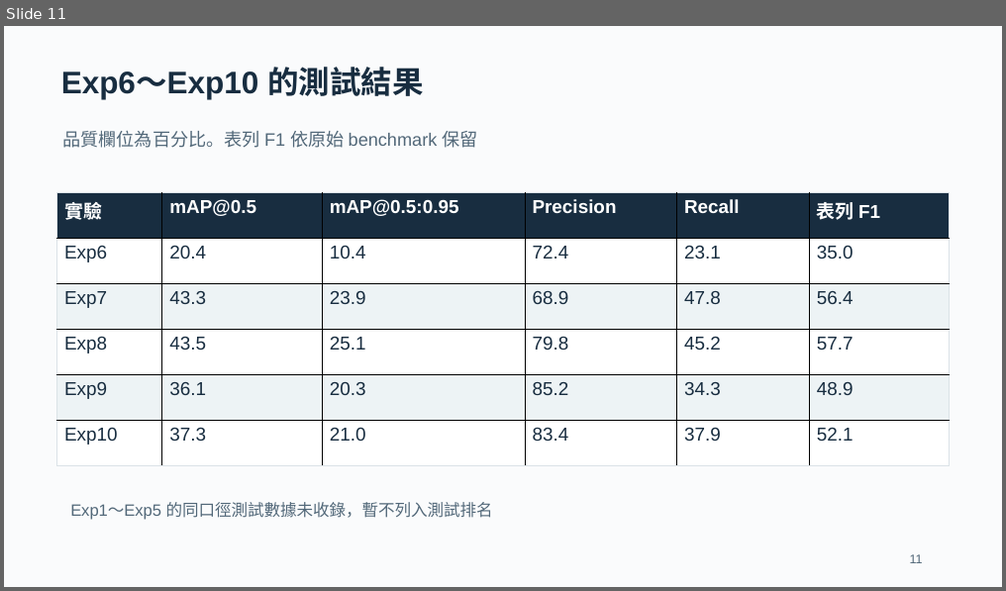
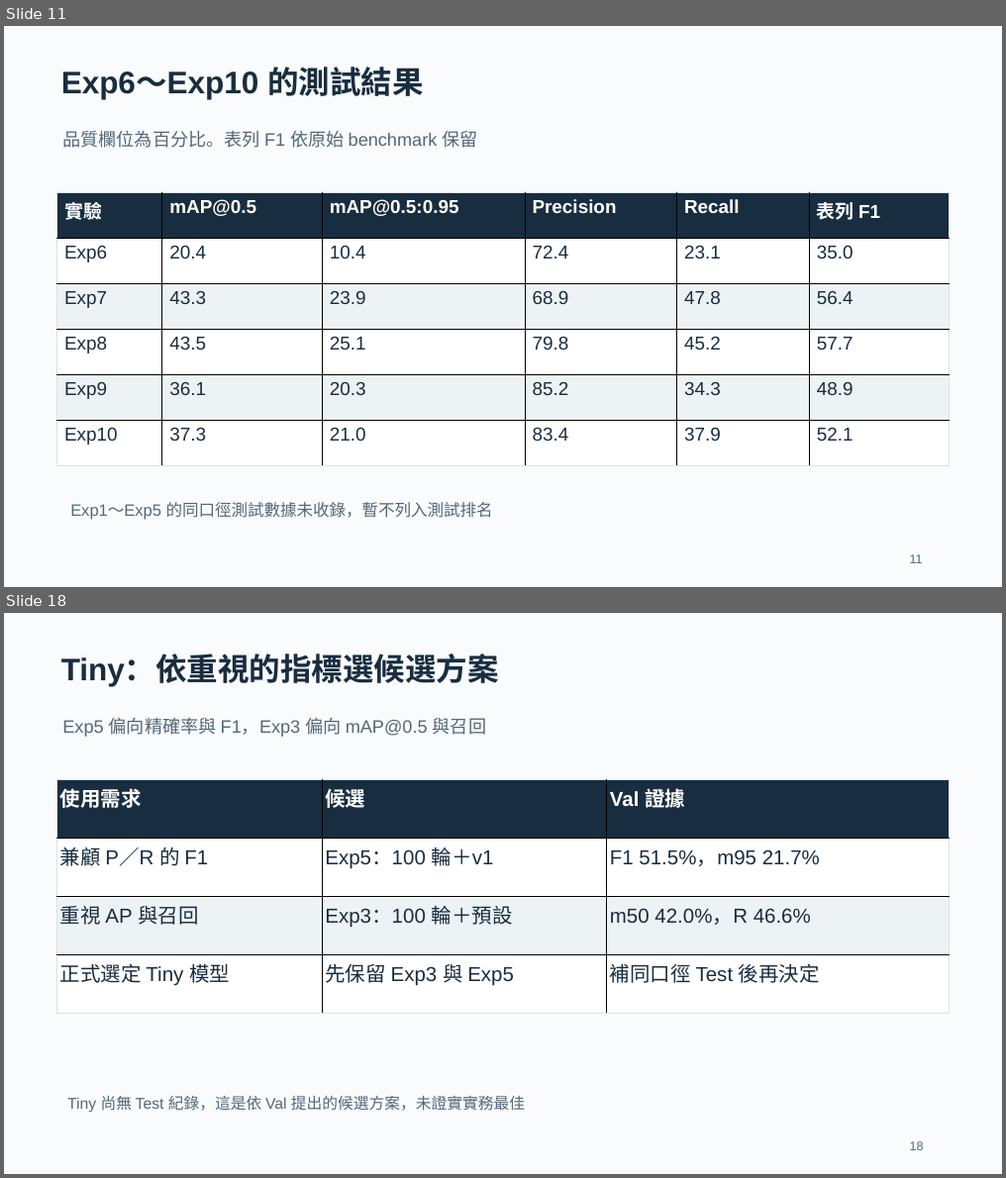
Before and after one commit to contemplator/nchu-research-method-traffic-violation-dataset, a slide deck: outputs/Exp1-Exp10_交通設施偵測實驗報告.pptx. Shown one above the other, each under a label of ours: slide 11 before the commit, slides 11 and 18 after it; the slides between them are not shown. The pictures are 1006x591 and 1006x1178 pixels, drawn with LibreOffice and Linux fonts; fonts in the diff are those of the drawing. Boxes give left, top, right and bottom in pixels: in the first picture for what was removed or moved away, otherwise in the second. Text is boxed around its words. In the diff, an @@ line names an element or a change of style, - is before the commit and + after.

```diff
--- a/outputs/Exp1-Exp10_交通設施偵測實驗報告.pptx
+++ b/outputs/Exp1-Exp10_交通設施偵測實驗報告.pptx
@@ slide 18 added at [4, 613, 1002, 1174], background #FAFBFC @@
@@ text added at [61, 656, 499, 686], 30 pt, text #182D40, bold @@
+Tiny：依重視的指標選候選方案
@@ text added at [62, 718, 486, 737], 17.2 pt, text #526879 @@
+Exp5 偏向精確率與 F1，Exp3 偏向 mAP@0.5 與召回
@@ table added at [57, 780, 948, 1014], 4 rows, 3 columns @@
+使用需求 | 候選 | Val 證據
+兼顧 P／R 的 F1 | Exp5：100 輪＋v1 | F1 51.5%，m95 21.7%
+重視 AP 與召回 | Exp3：100 輪＋預設 | m50 42.0%，R 46.6%
+正式選定 Tiny 模型 | 先保留 Exp3 與 Exp5 | 補同口徑 Test 後再決定
@@ text added at [67, 1096, 525, 1113], 15 pt, text #526879 @@
+Tiny 尚無 Test 紀錄，這是依 Val 提出的候選方案，未證實實務最佳
@@ text added at [910, 1142, 924, 1151], 12 pt, text #526879 @@
+18
```
Also in this commit, not shown: 17 slides changed, 7 other slides added.
